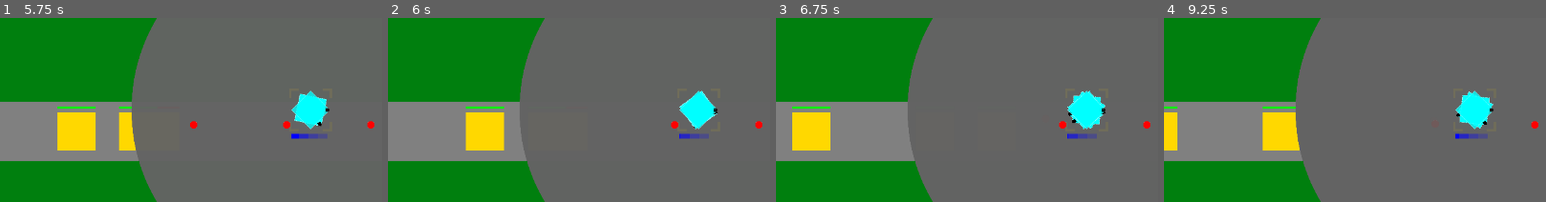
Above: before the commit, frames 1-4 (left to right).
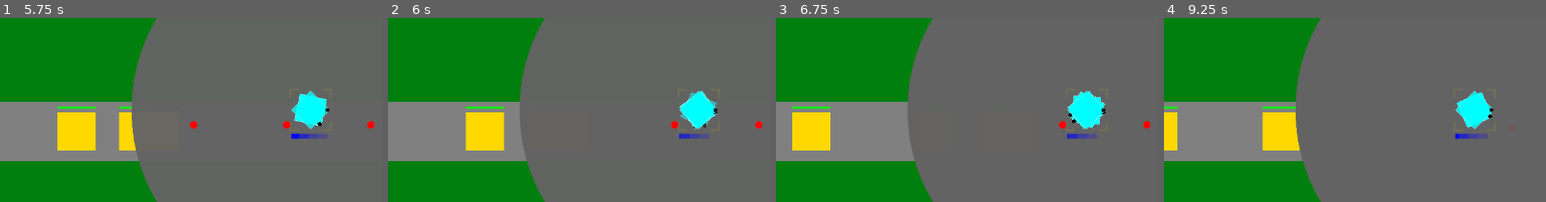
Above: after the commit, the same moments.

Repository: phrasmotica/godot-tower-defence
Game: Godot game, scene res://scenes/game.tscn
Two runs of this game, one before a commit and one after it. Both use one fixed random seed, a clock stepped at 60 frames per second and the inputs below.
Inputs (mouse positions are % of the whole screen's width and height, from its top left):
- Up to frame 1 (5.75 s): tap Enter (ui_accept) at 0.5, 0.77, 1.52, 3.02, 3.77, 4.52 s; move the mouse to (72, 50) at 0.52 s; hold U (tower_upgrade) 0.53-1.28 s; tap 1 (tower_1) every 0.75 s from 0.6 to 5.1 s; click (72, 50) at 0.67 s; move the mouse to (72, 50) at 1.27 s; click (72, 50) at 1.42 s; hold U (tower_upgrade) 2.03-3.53 s; click (72, 50) at 2.17 s; click (72, 50) at 2.92 s; click (72, 50) at 3.67 s; click (72, 50) at 4.42 s; click (72, 50) at 5.17 s
- Up to frame 2 (6 s): hold U (tower_upgrade) from 5.78 s (still down); tap 1 (tower_1) at 5.85 s; click (72, 50) at 5.92 s
- Up to frame 3 (6.75 s): keep holding U (tower_upgrade); tap Enter (ui_accept) at 6.02 s; tap 1 (tower_1) at 6.6 s; click (72, 50) at 6.67 s
- Up to frame 4 (9.25 s): tap Enter (ui_accept) at 6.77, 7.52, 9.02 s; tap 1 (tower_1) at 7.35, 8.1, 8.85 s; click (72, 50) at 7.42 s; release U (tower_upgrade) at 8.03 s; click (72, 50) at 8.17 s; click (72, 50) at 8.92 s
The pictures show only the part of the screen within x 31-81%, y 25-75%; the shares and areas given below are measured in that part.

Frame 1 is identical in both runs. In frame 2, 0.2% of the frame differs, in the area x 76-86%, y 40-60%; in frame 3, less than 0.1%; in frame 4, 0.5%, in the area x 76-98%, y 39-61%.

Commit message:
Ensure tower does not scan or fire if it's upgrading

Diff:
--- a/scenes/gun_tower.tscn
+++ b/scenes/gun_tower.tscn
@@ -328,6 +328,7 @@
 [connection signal="input_event" from="CollisionArea" to="." method="_on_collision_area_input_event"]
 [connection signal="mouse_entered" from="CollisionArea" to="." method="_on_collision_area_mouse_entered"]
 [connection signal="mouse_exited" from="CollisionArea" to="." method="_on_collision_area_mouse_exited"]
+[connection signal="upgraded" from="Levels" to="." method="_on_levels_upgraded"]
 [connection signal="warmed_up" from="Levels" to="." method="_on_levels_warmed_up"]
 [connection signal="shoot" from="Barrel" to="." method="_on_barrel_shoot"]
 
--- a/scripts/gun_barrel.gd
+++ b/scripts/gun_barrel.gd
@@ -3,4 +3,5 @@
 signal shoot
 
 func _on_shot_timer_timeout():
+	# TODO: this shouldn't start until the tower has finished warming up/upgrading
 	shoot.emit()
--- a/scripts/tower.gd
+++ b/scripts/tower.gd
@@ -1,7 +1,6 @@
 class_name Tower extends Node2D
 
-enum TowerMode { PLACING, WARMUP, FIRING }
-
+enum TowerMode { PLACING, WARMUP, FIRING, UPGRADING }
 
 @onready var range_node = $Range
 @onready var selection_node = $Selection
@@ -48,6 +47,9 @@
 func set_firing():
 	tower_mode = TowerMode.FIRING
 
+func set_upgrading():
+	tower_mode = TowerMode.UPGRADING
+
 func scan(delta):
 	var near_enemy = get_near_enemy()
 	if near_enemy:
@@ -89,6 +91,7 @@
 	queue_free()
 
 func upgrade():
+	set_upgrading()
 	levels_node.start_upgrade()
 
 func _on_collision_area_mouse_entered():
@@ -108,6 +111,9 @@
 			select()
 
 func _on_barrel_shoot():
+	if tower_mode != TowerMode.FIRING:
+		return
+
 	if not levels_node.should_shoot():
 		return
 
@@ -127,3 +133,7 @@
 func _on_levels_warmed_up():
 	print("Gun tower warmup finished")
 	set_firing()
+
+func _on_levels_upgraded():
+	print("Gun tower upgrade finished")
+	set_firing()
